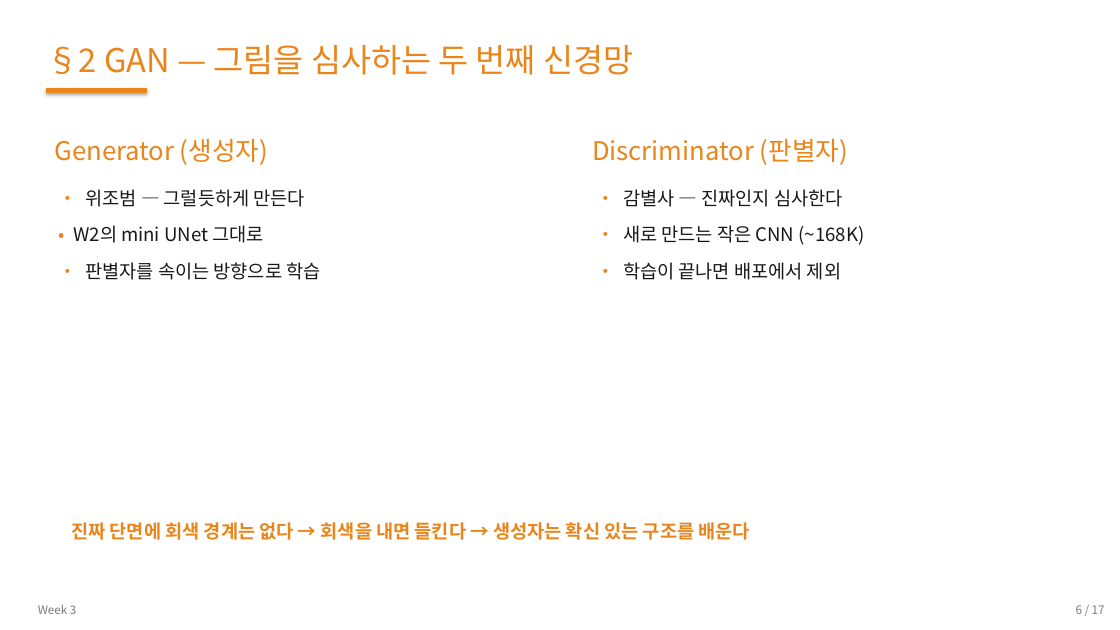
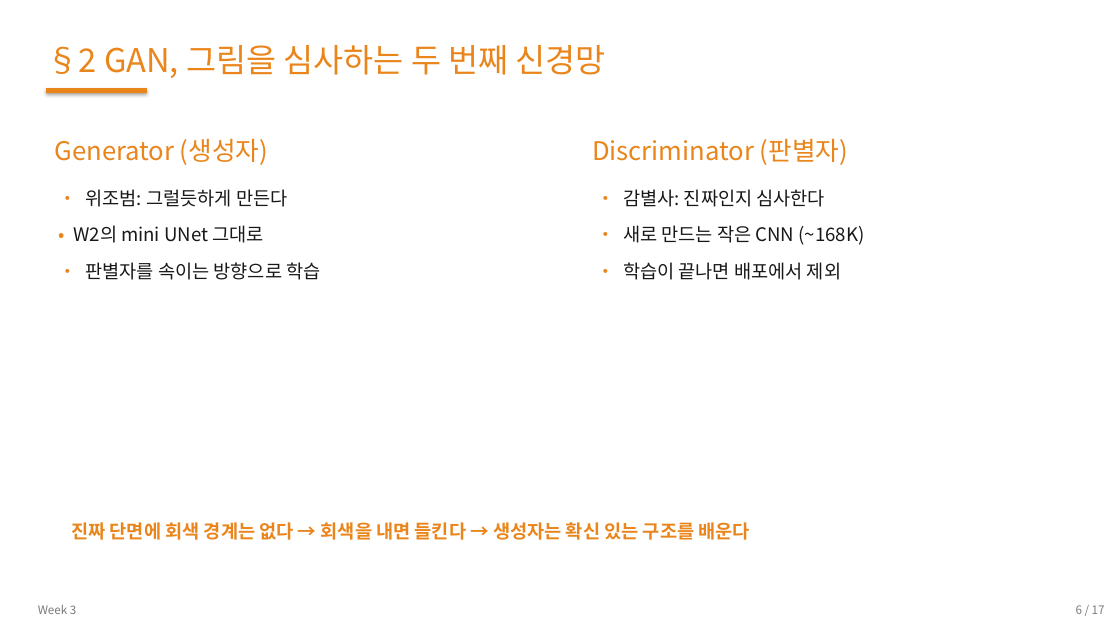
Before and after one commit to 01willy/Digital_rock_DL_Education, a slide deck: slide 6 of web/downloads/shared/w3/W3.pptx. Drawn at 1120x630 pixels with LibreOffice and Linux fonts; fonts in the diff are those of the drawing. Boxes give left, top, right and bottom in pixels: in the first picture for what was removed or moved away, otherwise in the second. Text is boxed around its words. In the diff, an @@ line names an element or a change of style, - is before the commit and + after.

```diff
--- a/web/downloads/shared/w3/W3.pptx
+++ b/web/downloads/shared/w3/W3.pptx
@@ text at (x1=46, y1=45, x2=606, y2=78): text changed @@
-§2 GAN — 그림을 심사하는 두 번째 신경망
+§2 GAN, 그림을 심사하는 두 번째 신경망
@@ text at (x1=86, y1=189, x2=287, y2=207): text changed @@
-• 위조범 — 그럴듯하게 만든다
+• 위조범: 그럴듯하게 만든다
@@ text at (x1=623, y1=189, x2=826, y2=207): text changed @@
-• 감별사 — 진짜인지 심사한다
+• 감별사: 진짜인지 심사한다
```
Also in this commit, not shown: 14 other slides changed, 25 other files.
